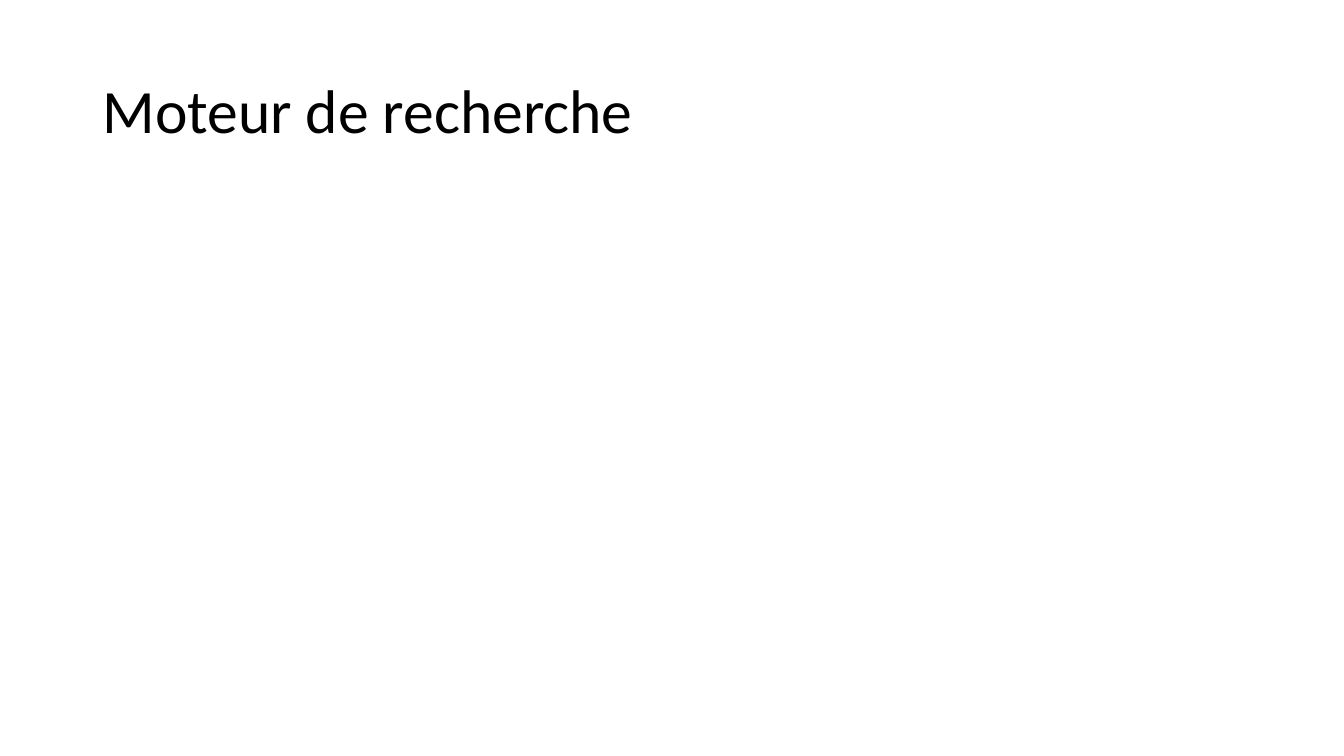
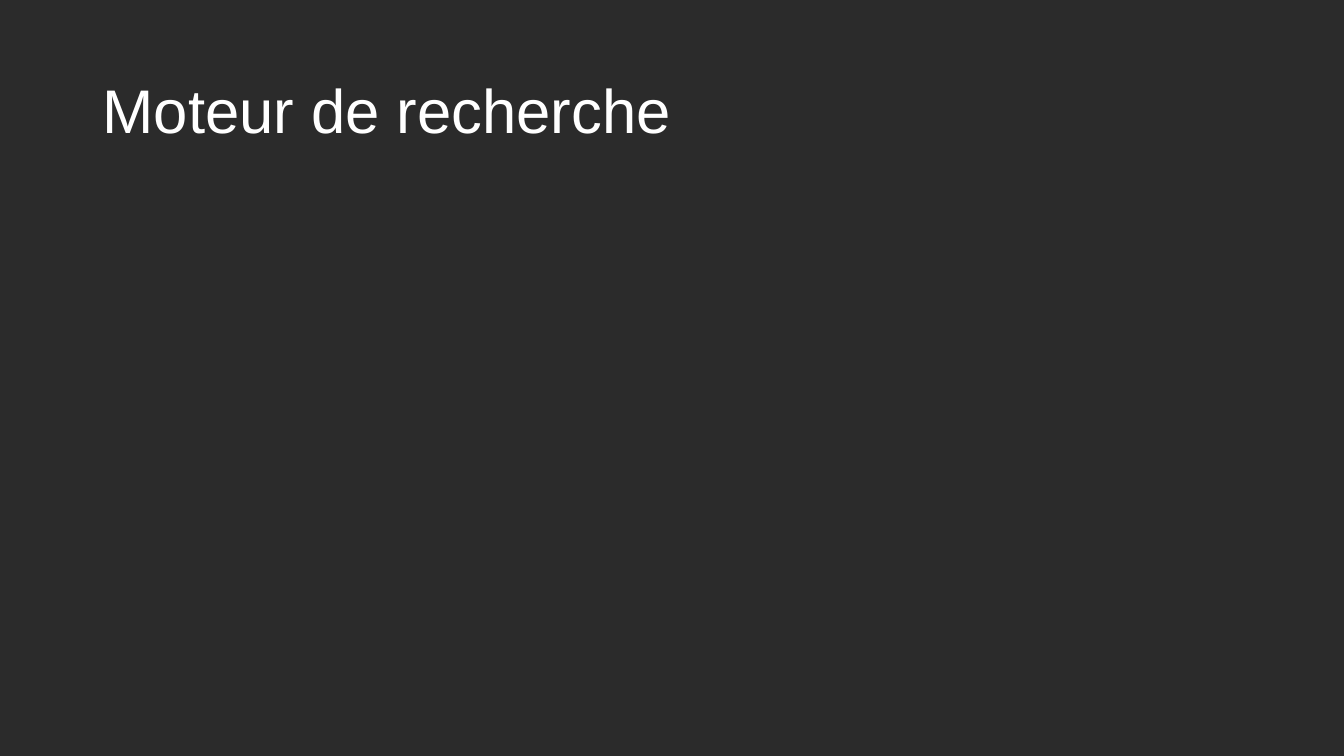
Before and after one commit to anthonygal/AI_Surf_Expert_System, a slide deck: slide 6 of Soutenance_Projet.pptx. Drawn at 1344x756 pixels with LibreOffice and Linux fonts; fonts in the diff are those of the drawing; background and template pictures are left out; a plain dark background stands for a picture behind light text. Boxes give left, top, right and bottom in pixels: in the first picture for what was removed or moved away, otherwise in the second. Text is boxed around its words. In the diff, an @@ line names an element or a change of style, - is before the commit and + after.

```diff
--- a/Soutenance_Projet.pptx
+++ b/Soutenance_Projet.pptx
@@ background #FFFFFF to picture (left out) @@
@@ title "Moteur de recherche" at box(102, 88, 671, 134): font Calibri to Arial, text colour #000000 to #FFFFFF @@
```
Also in this commit, not shown: 6 other slides changed, 1 other file.
